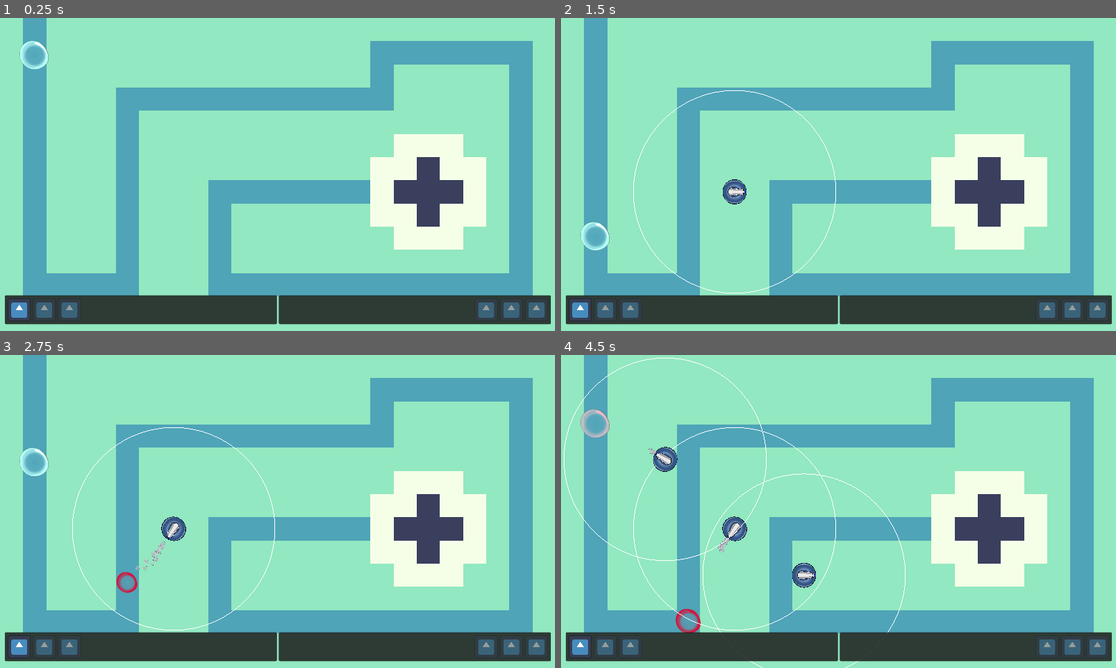
Above: before the commit, frames 1-4 (two rows, left to right).
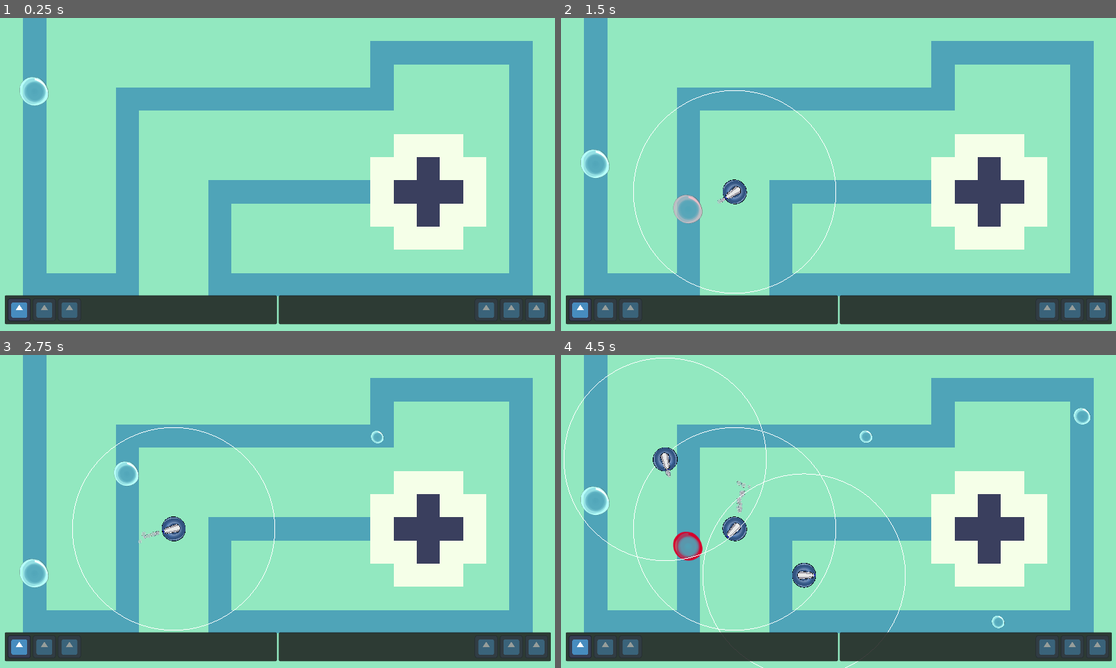
Above: after the commit, the same moments.

Repository: JustPause/GameJam2025
Game: Godot game, scene res://Scene/Green Lands.tscn
The game is run twice, just before and just after one commit, with the same random seed, the same clock (stepped at 60 frames per second) and the same inputs. The engine's default icon, where the game draws it, is replaced by a stand-in: a white triangle on a blue panel in a dark square. Sound files missing from this copy of the repository are replaced by a short silence.
Inputs (mouse positions are in pixels of both pictures, inside the frame that each line leads up to):
- Up to frame 1 (0.25 s): no input
- Up to frame 2 (1.5 s): move the mouse to (960, 158) at 0.52 s; click (960, 158) at 0.67 s; move the mouse to (727, 190) at 1.27 s; click (727, 190) at 1.42 s
- Up to frame 3 (2.75 s): move the mouse to (333, 442) at 2.02 s; click (333, 442) at 2.17 s
- Up to frame 4 (4.5 s): move the mouse to (810, 574) at 2.77 s; click (810, 574) at 2.92 s; move the mouse to (1005, 558) at 3.52 s; click (1005, 558) at 3.67 s; move the mouse to (672, 464) at 4.27 s; click (672, 464) at 4.42 s

The runs differ from the first frame. In frame 1, 0.4% of the frame differs, in the area x 3-9%, y 7-28%; in frame 2, 0.8%; in frame 3, 1.1%; in frame 4, 1.4%, in the area x 0-96%, y 1-89%.

Commit message:
Advanced_Bubble

Diff:
--- a/Code/enemy_spawner.gd
+++ b/Code/enemy_spawner.gd
@@ -40,10 +40,14 @@
 var spawn_enemies: bool = true
 var can_spawn: bool = true
 var count = 0
+var countdown_is_active = false;
+var timer_countDown:SceneTreeTimer;
 
 var wave=[]
+var current_wave_index: int = 0
+var wave_timer: Timer
 var enemys = [
-	Enemys.new("Basic Bubble", "Air", 5.0, 5.0, 1, Vector2(0.3, 0.3), 300.0,basic_bubble_scene),
+	Enemys.new("Basic Bubble", "Air", 5.0, 5.0, 1, Vector2(0.3, 0.3), 600.0,basic_bubble_scene),
 	Enemys.new("Basic Bubble1", "Air", 5.0, 5.0, 1, Vector2(0.3, 0.3), 300.0,basic_bubble_scene),
 	Enemys.new("Basic Bubble2", "Air", 5.0, 5.0, 1, Vector2(0.3, 0.3), 300.0,basic_bubble_scene),
 	Enemys.new("Basic Bubble3", "Air", 5.0, 5.0, 1, Vector2(0.3, 0.3), 300.0,basic_bubble_scene),
@@ -52,9 +56,8 @@
 ]
 
 func _ready() -> void:
-	wave.append(
-		Wave_data.new(5, 10, ["Basic_Bubble"])
-		)
+	wave.append(Wave_data.new(10, 10, ["Basic_Bubble"]))
+	wave.append(Wave_data.new(2, 10, ["Basic_Bubble"]))
 
 	spawn_time_interval = wave[0].pause_betwene
 
@@ -66,12 +69,43 @@
 	can_spawn = true
 
 func _physics_process(_delta: float) -> void:
-	if spawn_enemies and can_spawn and (wave[0].amount_in_a_round > count):
+	if spawn_enemies and can_spawn and (wave[current_wave_index].amount_in_a_round > count):
+
 		spawn_enemy()
 		count += 1
+		can_spawn = false
 
-		can_spawn = false
 		get_tree().create_timer(spawn_time_interval).timeout.connect(_on_spawn_timer_timeout)
+	#if self.get_child_count() < wave[current_wave_index].amount_in_a_round:
+
+	if self.get_child_count()==0 and can_spawn and !countdown_is_active:
+		print("Good")
+		on_wave_timer_timeout()
+		countdown_is_active=true
+
+	if(timer_countDown !=null ):
+		if(timer_countDown.time_left!=0):
+			print(timer_countDown.time_left)
 
 func _on_spawn_timer_timeout() -> void:
 	can_spawn = true
+
+func start_next_wave() -> void:
+	if current_wave_index < wave.size():
+		print("Starting wave ", current_wave_index + 1)
+		count = 0  # Reset enemy spawn count
+		spawn_enemies = true  # Allow enemy spawning
+		countdown_is_active =false
+	else:
+		print("All waves completed!")
+		spawn_enemies = false
+
+func on_wave_timer_timeout() -> void:
+	print("Wave ", current_wave_index + 1, " completed!")
+	spawn_enemies = false
+
+	# Move to the next wave
+	current_wave_index += 1
+
+	timer_countDown = get_tree().create_timer(15)
+	timer_countDown.timeout.connect(start_next_wave)
